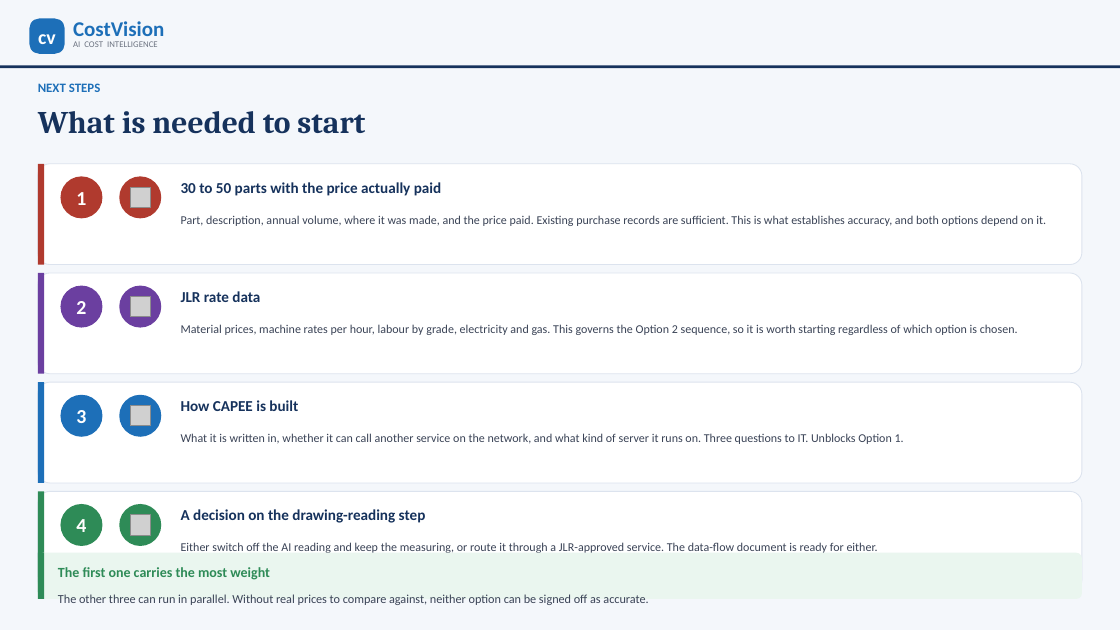
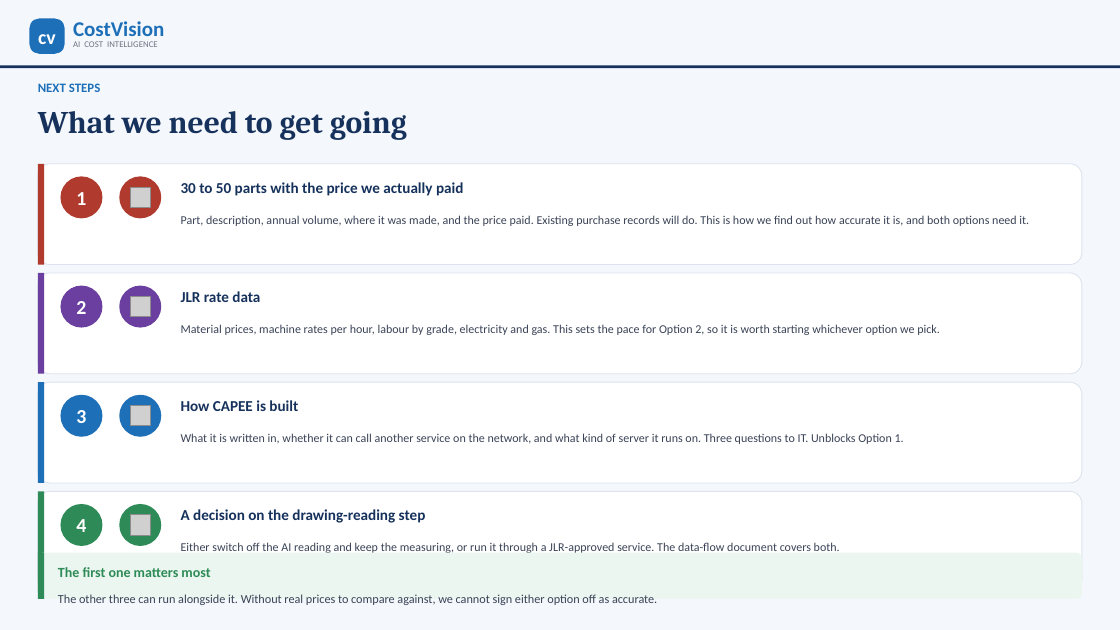
Before and after one commit to bhosaleavinash546/leamington-marathi, a slide deck: slide 17 of CostVision-CAPEE-Implementation-Options.pptx. Drawn at 1120x630 pixels with LibreOffice and Linux fonts; fonts in the diff are those of the drawing; grey boxes stand for pictures. Boxes give left, top, right and bottom in pixels: in the first picture for what was removed or moved away, otherwise in the second. Text is boxed around its words. In the diff, an @@ line names an element or a change of style, - is before the commit and + after.

```diff
--- a/CostVision-CAPEE-Implementation-Options.pptx
+++ b/CostVision-CAPEE-Implementation-Options.pptx
@@ text at [38,111,407,140]: text changed @@
-What is needed to start
+What we need to get going
@@ text at [181,182,463,196]: text changed @@
-30 to 50 parts with the price actually paid
+30 to 50 parts with the price we actually paid
@@ text at [181,215,1029,226]: text changed @@
-Part, description, annual volume, where it was made, and the price paid. Existing purchase records are sufficient. This is what establishes accuracy, and both options depend on it.
+Part, description, annual volume, where it was made, and the price paid. Existing purchase records will do. This is how we find out how accurate it is, and both options need it.
@@ text at [181,324,940,335]: text changed @@
-Material prices, machine rates per hour, labour by grade, electricity and gas. This governs the Option 2 sequence, so it is worth starting regardless of which option is chosen.
+Material prices, machine rates per hour, labour by grade, electricity and gas. This sets the pace for Option 2, so it is worth starting whichever option we pick.
@@ text at [58,567,210,577]: text changed @@
-The first one carries the most weight
+The first one matters most
@@ text at [181,542,840,553]: text changed @@
-Either switch off the AI reading and keep the measuring, or route it through a JLR-approved service. The data-flow document is ready for either.
+Either switch off the AI reading and keep the measuring, or run it through a JLR-approved service. The data-flow document covers both.
@@ text at [58,594,657,605]: text changed @@
-The other three can run in parallel. Without real prices to compare against, neither option can be signed off as accurate.
+The other three can run alongside it. Without real prices to compare against, we cannot sign either option off as accurate.
```
Also in this commit, not shown: 18 other slides changed, 1 other file.
